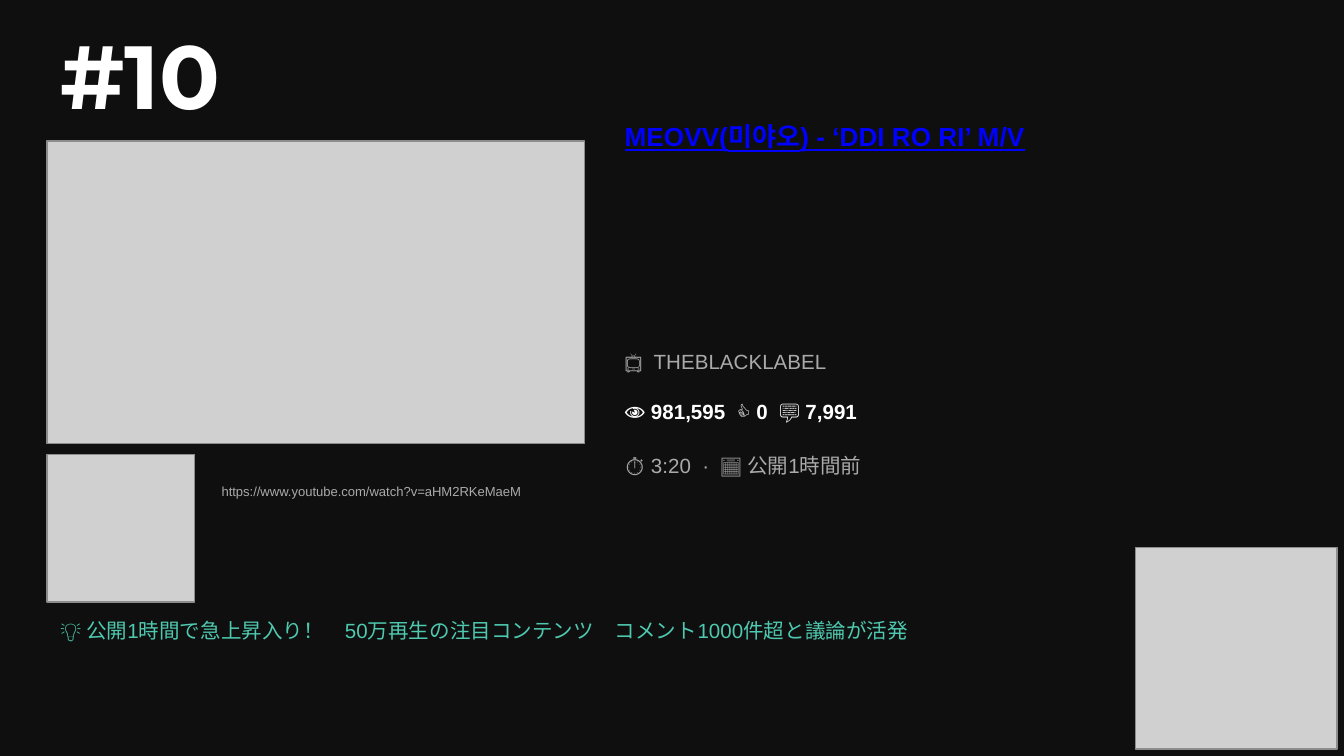
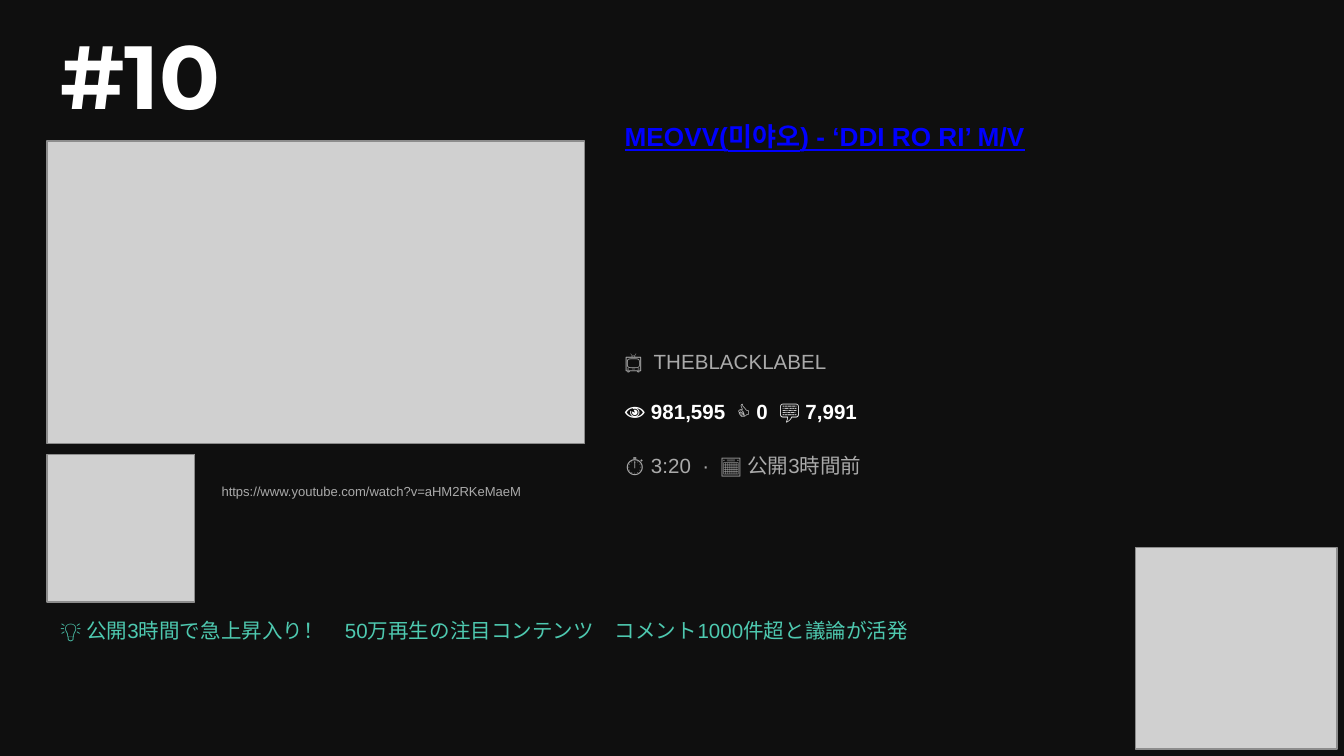
Before and after one commit to asaneasaburo0910-hub/youtube-crawler, a slide deck: slide 2 of youtube_ranking_20260601.pptx. Drawn at 1344x756 pixels with LibreOffice and Linux fonts; fonts in the diff are those of the drawing; grey boxes stand for pictures. Boxes give left, top, right and bottom in pixels: in the first picture for what was removed or moved away, otherwise in the second. Text is boxed around its words. In the diff, an @@ line names an element or a change of style, - is before the commit and + after.

```diff
--- a/youtube_ranking_20260601.pptx
+++ b/youtube_ranking_20260601.pptx
@@ text at [651,456,861,475]: text changed @@
-⏱ 3:20 · 📅 公開1時間前
+⏱ 3:20 · 📅 公開3時間前
@@ text at [86,620,908,640]: text changed @@
-💡 公開1時間で急上昇入り！ 50万再生の注目コンテンツ コメント1000件超と議論が活発
+💡 公開3時間で急上昇入り！ 50万再生の注目コンテンツ コメント1000件超と議論が活発
```
Also in this commit, not shown: 9 other slides changed, 3 other files.
